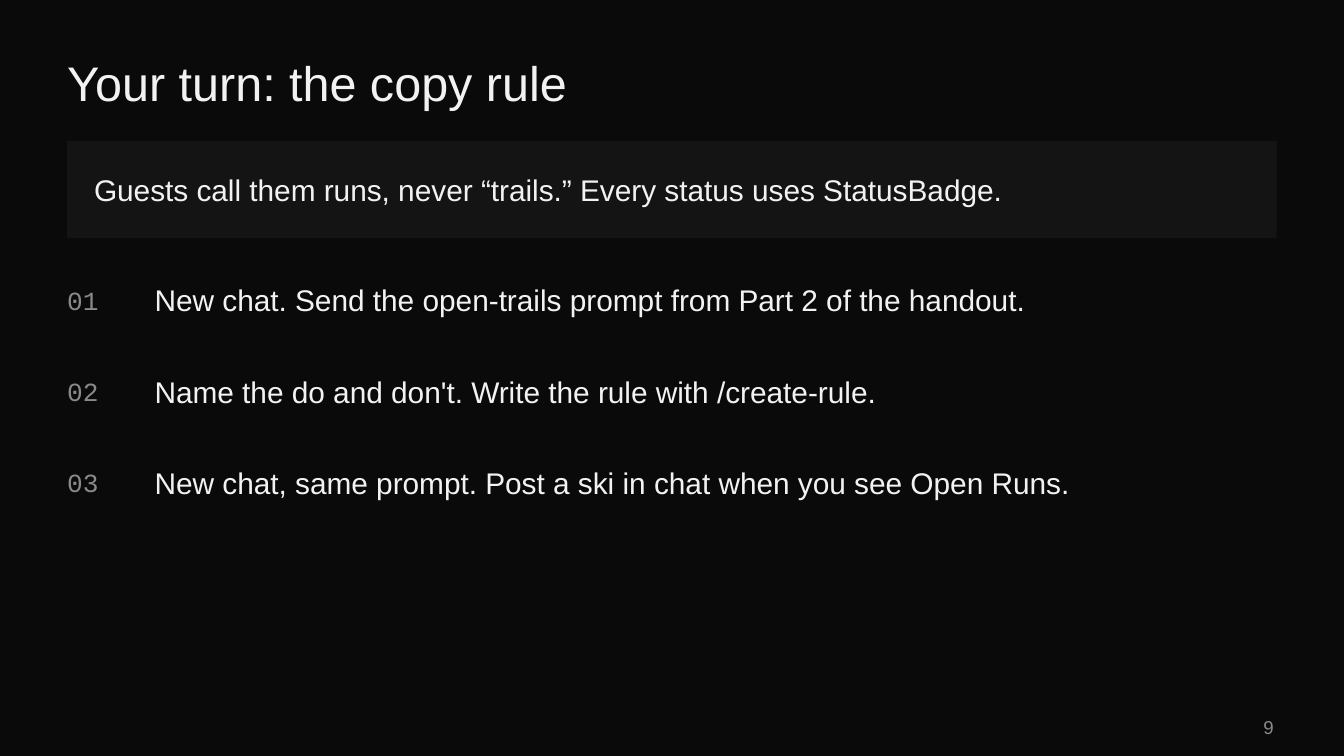
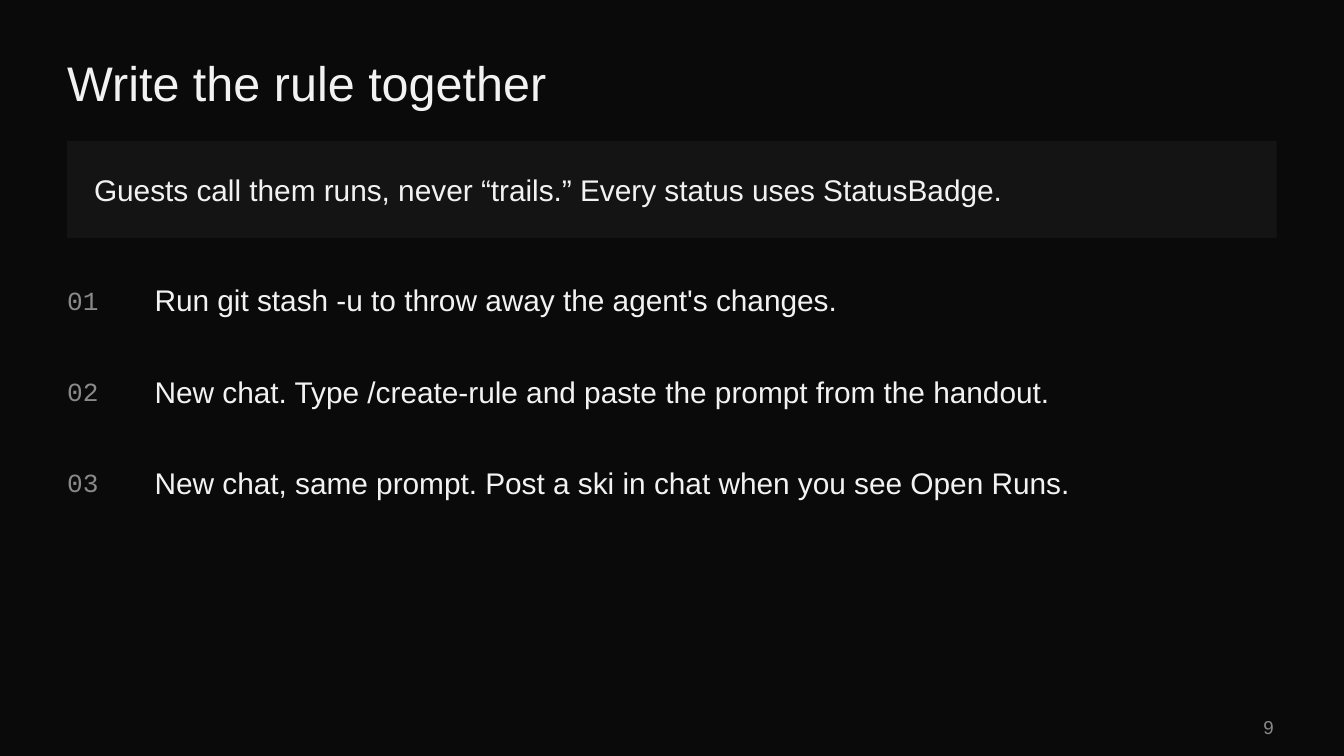
Before and after one commit to eveporcello/snowtooth-rules-teacher-guide, a slide deck: slide 9 of snowtooth-rules.pptx. Drawn at 1344x756 pixels with LibreOffice and Linux fonts; fonts in the diff are those of the drawing. Boxes give left, top, right and bottom in pixels: in the first picture for what was removed or moved away, otherwise in the second. Text is boxed around its words. In the diff, an @@ line names an element or a change of style, - is before the commit and + after.

```diff
--- a/snowtooth-rules.pptx
+++ b/snowtooth-rules.pptx
@@ title at bbox=[67, 66, 546, 110]: text changed @@
-Your turn: the copy rule
+Write the rule together
@@ text at bbox=[155, 289, 837, 317]: text changed @@
-New chat. Send the open-trails prompt from Part 2 of the handout.
+Run git stash -u to throw away the agent's changes.
@@ text at bbox=[155, 381, 1049, 408]: text changed @@
-Name the do and don't. Write the rule with /create-rule.
+New chat. Type /create-rule and paste the prompt from the handout.
```
Also in this commit, not shown: 8 other slides changed, 4 other files.
